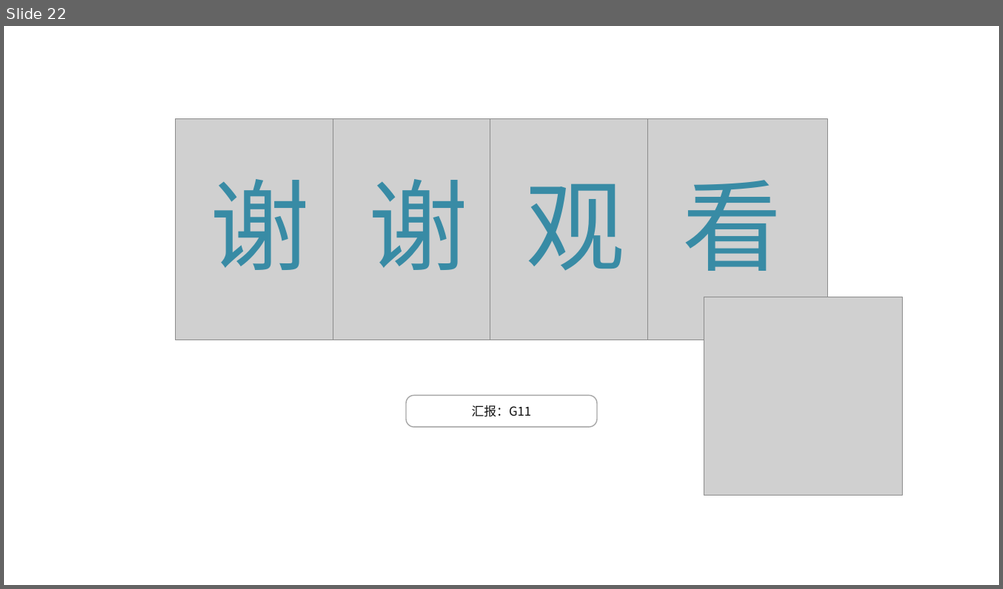
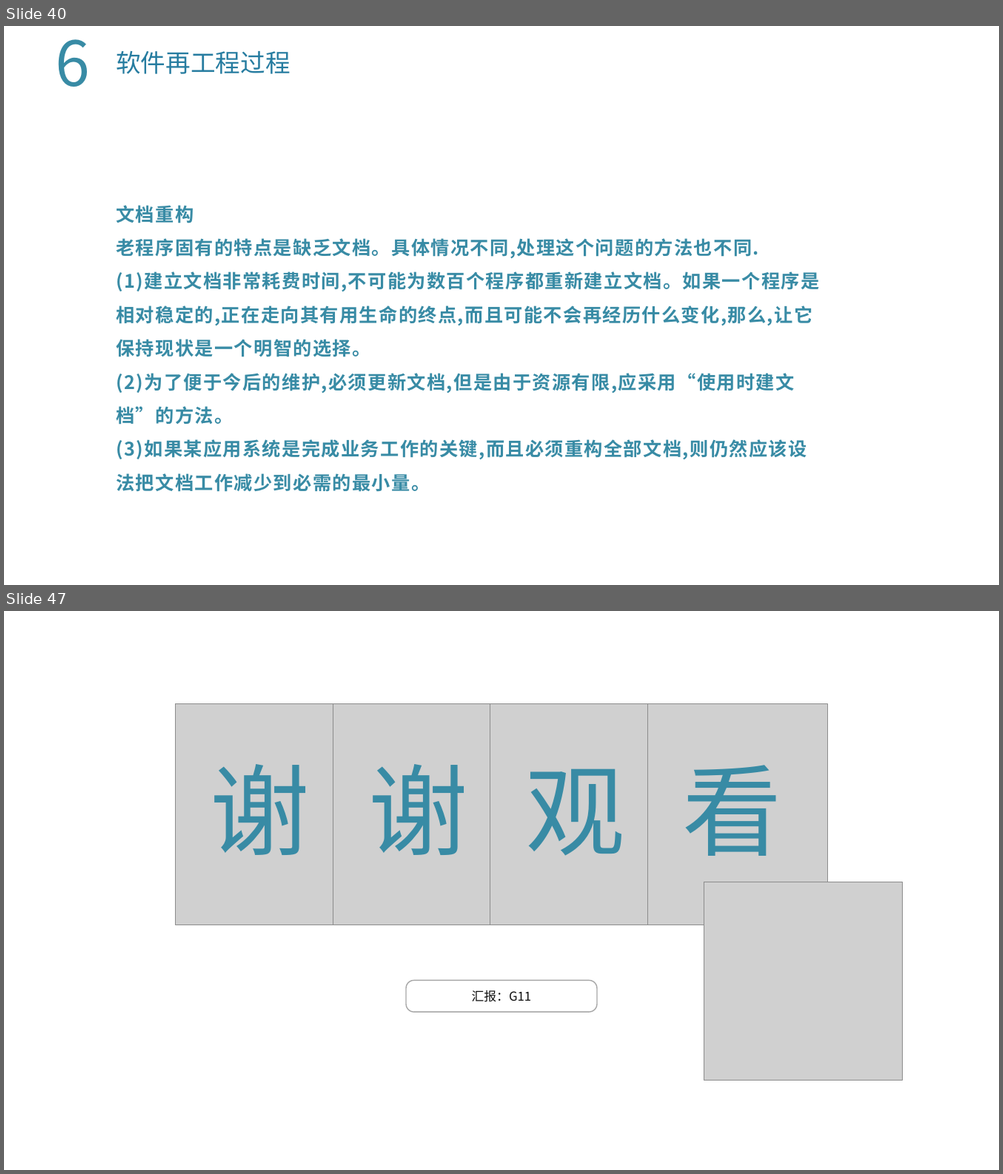
Before and after one commit to lenovo-wu/G11ZUCC, a slide deck: 翻转课堂2.pptx. Shown one above the other, each under a label of ours: slide 22 before the commit, slides 40 and 47 after it; the slides between them are not shown. The pictures are 1003x589 and 1003x1174 pixels, drawn with LibreOffice and Linux fonts; fonts in the diff are those of the drawing; grey boxes stand for pictures; background and template pictures are left out. Boxes give left, top, right and bottom in pixels: in the first picture for what was removed or moved away, otherwise in the second. Text is boxed around its words. In the diff, an @@ line names an element or a change of style, - is before the commit and + after.

```diff
--- a/翻转课堂2.pptx
+++ b/翻转课堂2.pptx
@@ slide 40 added at (4, 26, 999, 585), background picture (left out) @@
@@ text added at (55, 39, 90, 87), 60 pt, text #388BA5 @@
+6
@@ text added at (116, 51, 290, 74), 24 pt, text #267CA0 @@
+软件再工程过程
@@ text added at (116, 205, 819, 492), 18 pt, text #388BA5, bold @@
+文档重构
+老程序固有的特点是缺乏文档。具体情况不同,处理这个问题的方法也不同.
+(1)建立文档非常耗费时间,不可能为数百个程序都重新建立文档。如果一个程序是相对稳定的,正在走向其有用生命的终点,而且可能不会再经历什么变化,那么,让它保持现状是一个明智的选择。
+(2)为了便于今后的维护,必须更新文档,但是由于资源有限,应采用“使用时建文档”的方法。
+(3)如果某应用系统是完成业务工作的关键,而且必须重构全部文档,则仍然应该设法把文档工作减少到必需的最小量。
@@ what was slide 22 is now slide 47 @@
```
Also in this commit, not shown: 20 slides changed, 24 other slides added.
